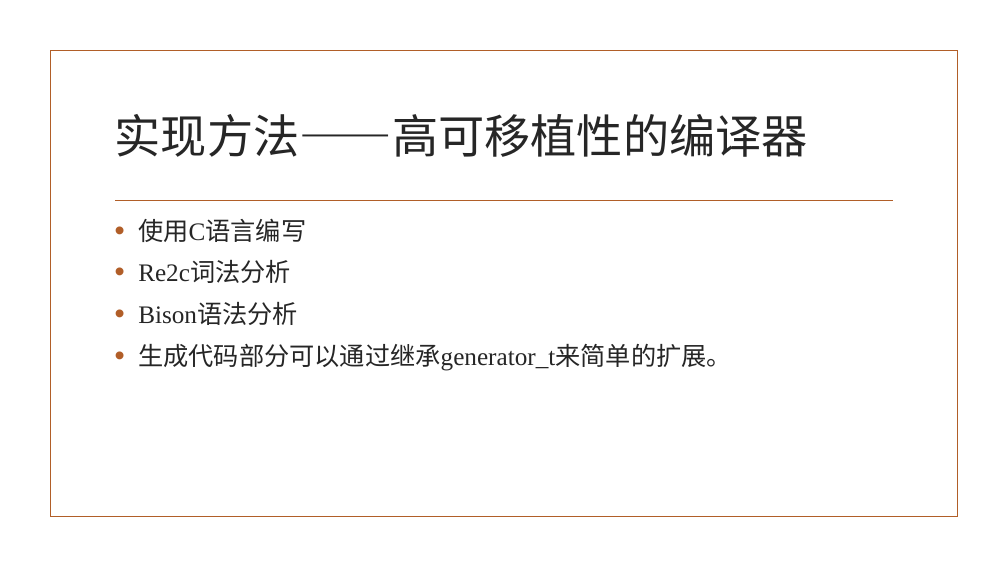
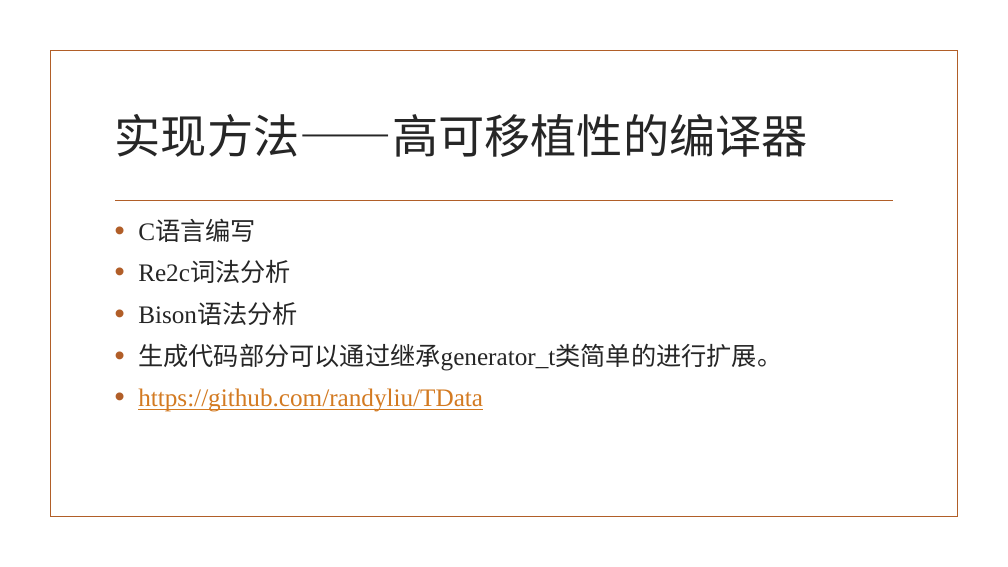
Before and after one commit to tsingpan/TDR, a slide deck: slide 15 of docs/TData.pptx. Drawn at 1008x567 pixels with LibreOffice and Linux fonts; fonts in the diff are those of the drawing; background and template pictures are left out. Boxes give left, top, right and bottom in pixels: in the first picture for what was removed or moved away, otherwise in the second. Text is boxed around its words. In the diff, an @@ line names an element or a change of style, - is before the commit and + after.

```diff
--- a/docs/TData.pptx
+++ b/docs/TData.pptx
@@ text at box(138, 220, 256, 242): text changed @@
-• 使用C语言编写
+• C语言编写
@@ text at box(138, 344, 782, 412): text changed; text colour #262626 to #D37A21 @@
-• 生成代码部分可以通过继承generator_t来简单的扩展。
+• 生成代码部分可以通过继承generator_t类简单的进行扩展。
+• https://github.com/randyliu/TData
```
Also in this commit, not shown: 1 other slide changed, 3 slides added, 27 other files.
